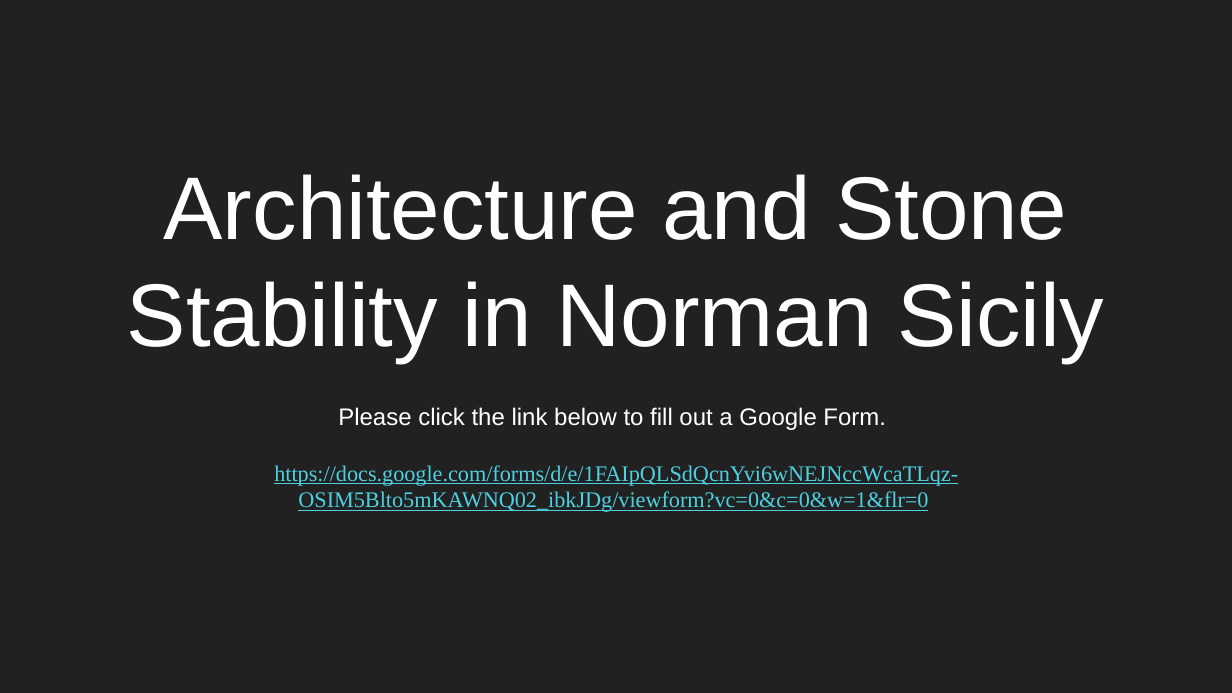
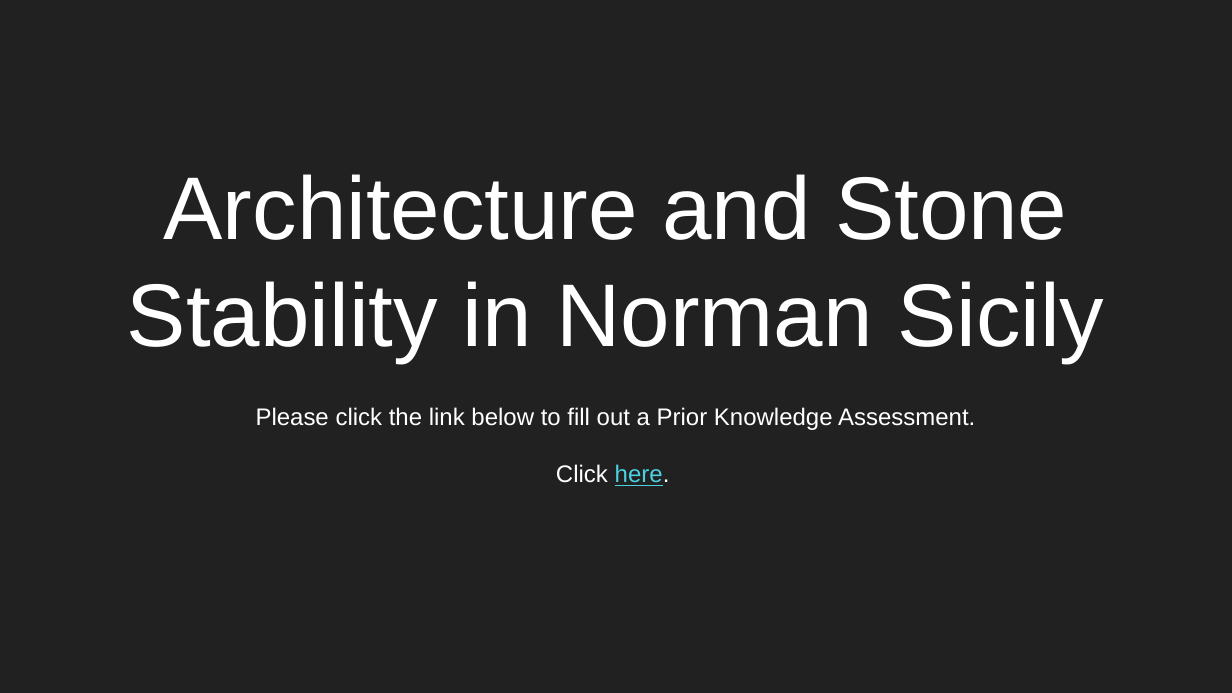
Before and after one commit to the-norman-sicily-project/website, a slide deck: slide 1 of site/content/en/resources/learn/assessing_the_stone_stability_of_norman_sicilys_monuments/Architecture_and_Stone_Stability_in_Norman_Sicily.pptx. Drawn at 1232x693 pixels with LibreOffice and Linux fonts; fonts in the diff are those of the drawing. Boxes give left, top, right and bottom in pixels: in the first picture for what was removed or moved away, otherwise in the second. Text is boxed around its words. In the diff, an @@ line names an element or a change of style, - is before the commit and + after.

```diff
--- a/site/content/en/resources/learn/assessing_the_stone_stability_of_norman_sicilys_monuments/Architecture_and_Stone_Stability_in_Norman_Sicily.pptx
+++ b/site/content/en/resources/learn/assessing_the_stone_stability_of_norman_sicilys_monuments/Architecture_and_Stone_Stability_in_Norman_Sicily.pptx
@@ text at (256, 407, 975, 486): text changed; size 13 to 14 pt; font Times New Roman to Arial; text colour #4DD0E1 to #FFFFFF @@
-Please click the link below to fill out a Google Form.
-https://docs.google.com/forms/d/e/1FAIpQLSdQcnYvi6wNEJNccWcaTLqz-OSIM5Blto5mKAWNQ02_ibkJDg/viewform?vc=0&c=0&w=1&flr=0
+Please click the link below to fill out a Prior Knowledge Assessment.
+Click here.
```
Also in this commit, not shown: 5 other slides changed, 6 other files.
